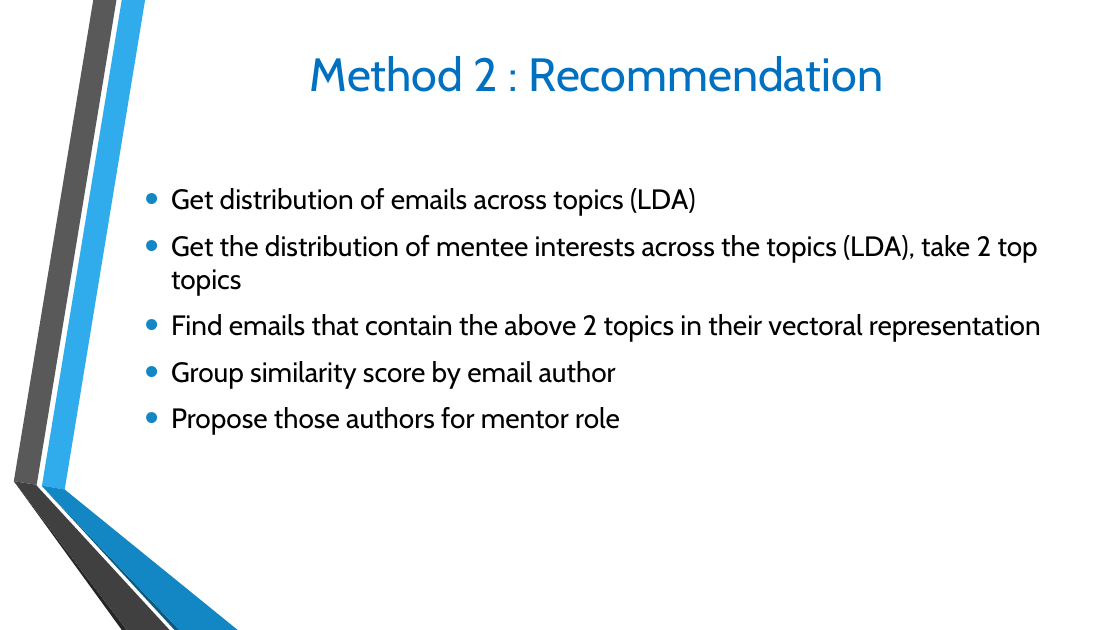
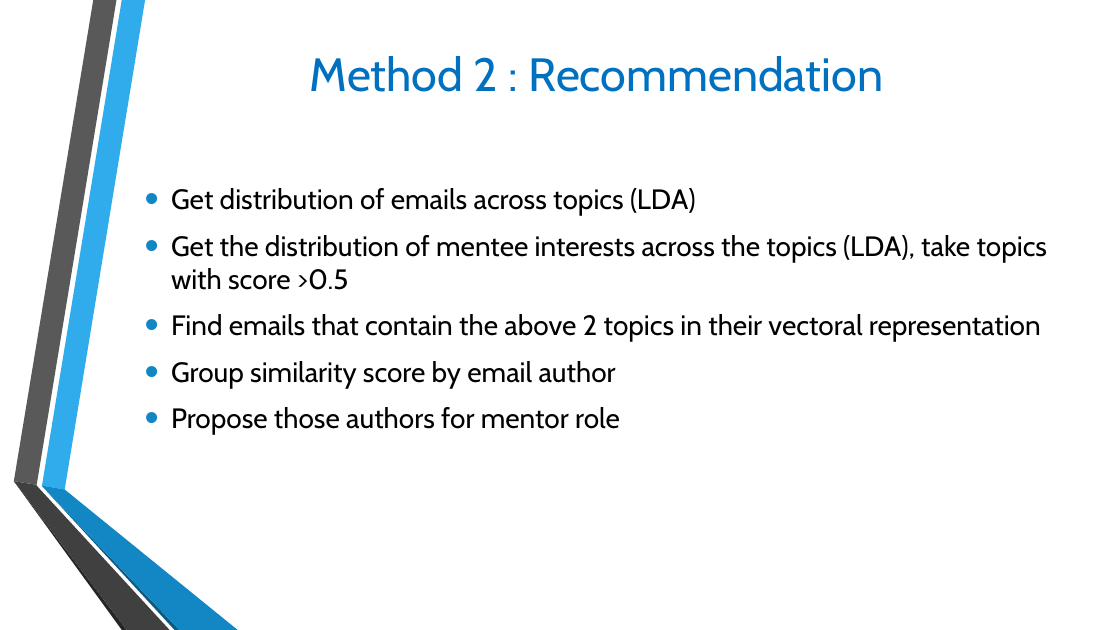
Before and after one commit to yana-ponomarova/enron, a slide deck: slide 14 of Slides/Mentor-mentee recommendation system.pptx. Drawn at 1120x630 pixels with LibreOffice and Linux fonts; fonts in the diff are those of the drawing; background and template pictures are left out. Boxes give left, top, right and bottom in pixels: in the first picture for what was removed or moved away, otherwise in the second. Text is boxed around its words. In the diff, an @@ line names an element or a change of style, - is before the commit and + after.

```diff
--- a/Slides/Mentor-mentee recommendation system.pptx
+++ b/Slides/Mentor-mentee recommendation system.pptx
@@ text at bbox=[171, 235, 1048, 290]: text changed @@
-• Get the distribution of mentee interests across the topics (LDA), take 2 top topics
+• Get the distribution of mentee interests across the topics (LDA), take topics with score >0.5
```
Also in this commit, not shown: 1 other slide changed.
